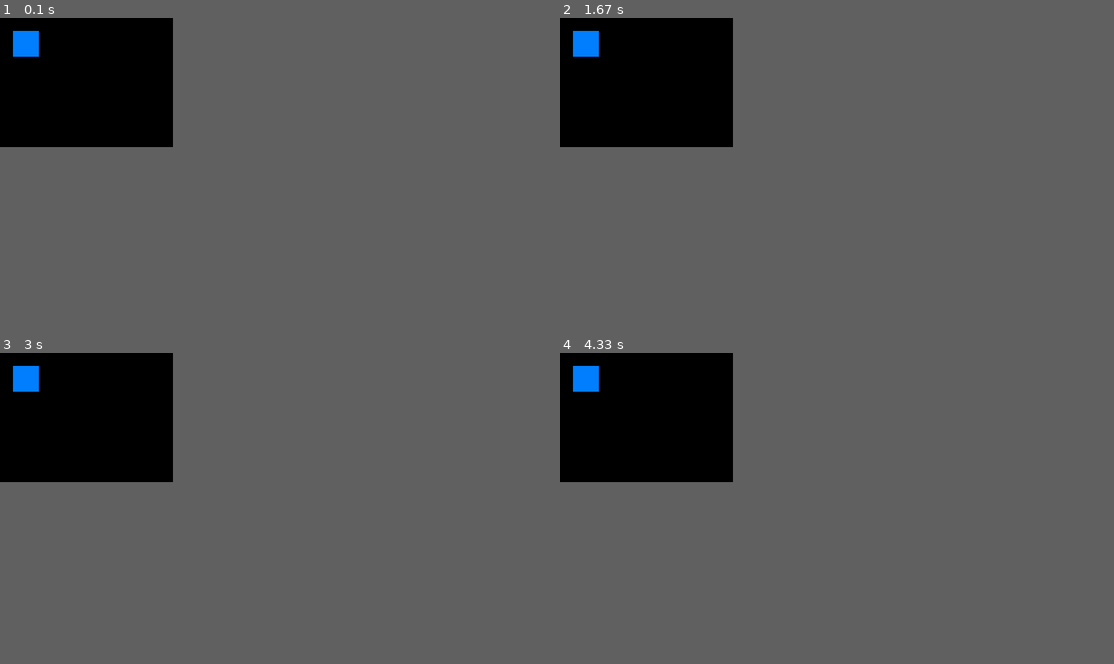
Above: before the commit, frames 1-4 (two rows, left to right).
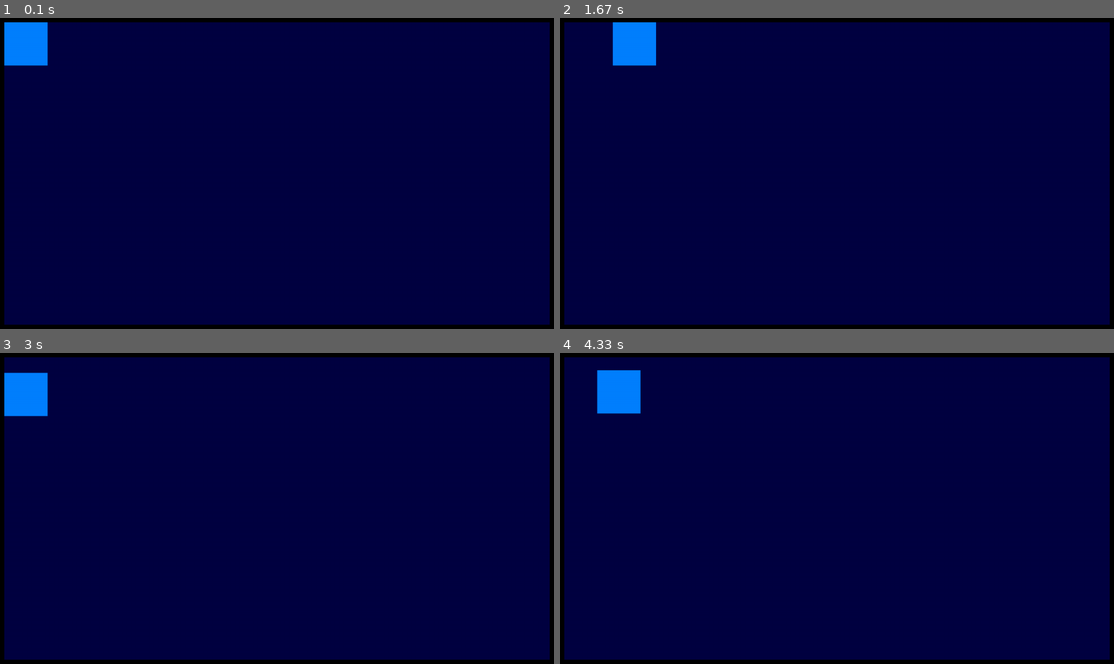
Above: after the commit, the same moments.

Repository: Fabianshrewd/Projects
Game: pygame game, started from Pygame/1.Test/test.py
Same seed, same stepped clock (60 frames per second), same inputs: the game is played once before the commit and once after it.
Inputs:
- Up to frame 1 (0.1 s): no input
- Up to frame 2 (1.67 s): hold D 0.33-0.8 s; hold W 0.83-1.13 s; hold D 1.17-1.63 s
- Up to frame 3 (3 s): hold A 1.67-2.2 s; hold S 2.23-2.53 s; hold A 2.57-2.97 s
- Up to frame 4 (4.33 s): hold W 3-3.37 s; hold D 3.4-4.03 s; hold S from 4.07 s (still down)
In our replay, the window is 281x210 before the commit and 900x506 after it. These sizes can differ from the game's own. Grey fills any space a smaller window leaves; there, only what the larger window draws over its background counts as a difference.

The runs differ from the first frame. In frame 1, 15% of the frame differs, in the area x 0-100%, y 0-100%; in frame 2, 16%; in frame 3, 15%; in frame 4, 16%.

Commit message:
Pygame Test: Added borders and movement. Also startet with colliders.

Diff:
--- a/Pygame/1.Test/test.py
+++ b/Pygame/1.Test/test.py
@@ -1,14 +1,28 @@
 import pygame
 
+#classe
+#enemie
+class Creature:
+    pos_x = int(0)
+    pos_y = int(0)
+
+#functions
+#function draw rectangle
+def Rectangle(screen, color, pos_x, pos_y, size_x, size_y):
+    pygame.draw.rect(screen, color, pygame.Rect(pos_x, pos_y, size_x, size_y))
+
+#function for the collider
+def Collider():
+    x = 1
+
+#Main Program
 #Start pygame
 pygame.init()
-
-#Make the screen
-screen = pygame.display.set_mode((400, 300))
+screen = pygame.display.set_mode((1280, 720))
 done = False
-
-#Make an rectangle
-pygame.draw.rect(screen, (0, 128, 255), pygame.Rect(30, 30, 60, 60))
+clock = pygame.time.Clock()
+movement_x = int(10)
+movement_y = int(10)
 
 #Check if Pygame should be closed
 while not done:
@@ -16,8 +30,41 @@
         if(event.type == pygame.QUIT):
             done = True
 
+    #Loop
+    #Refill the screen
+    screen.fill((1, 0, 66))
+
+    #Build a border
+    color_black = (0, 0 , 0)
+    Rectangle(screen, color_black, 0, 0, 1280, 10)
+    Rectangle(screen, color_black, 0, 0, 10, 720)
+    Rectangle(screen, color_black, 0, 710, 1280, 10)
+    Rectangle(screen, color_black, 1270, 0, 10, 720)
+
+    #Collider
+
+
     #Draw an rectangle
-    pygame.draw.rect(screen, (0, 128, 255), pygame.Rect(30, 30, 60, 60))
+    color = (0, 128, 255)
+    Rectangle(screen, color, movement_x, movement_y, 100, 100)
+
+    #Movement on Key
+    pressed = pygame.key.get_pressed()
+    if pressed[pygame.K_d]:
+        if movement_x < 1170:
+            movement_x += 1
+    if pressed[pygame.K_a]:
+        if movement_x > 10:
+            movement_x -= 1
+    if pressed[pygame.K_s]:
+        if movement_y < 610:
+            movement_y += 1
+    if pressed[pygame.K_w]:
+        if movement_y > 10:
+            movement_y -= 1
+
+    #Make a clock so it runs slower
+    clock.tick(1000)
 
     #Update the window
     pygame.display.flip()
